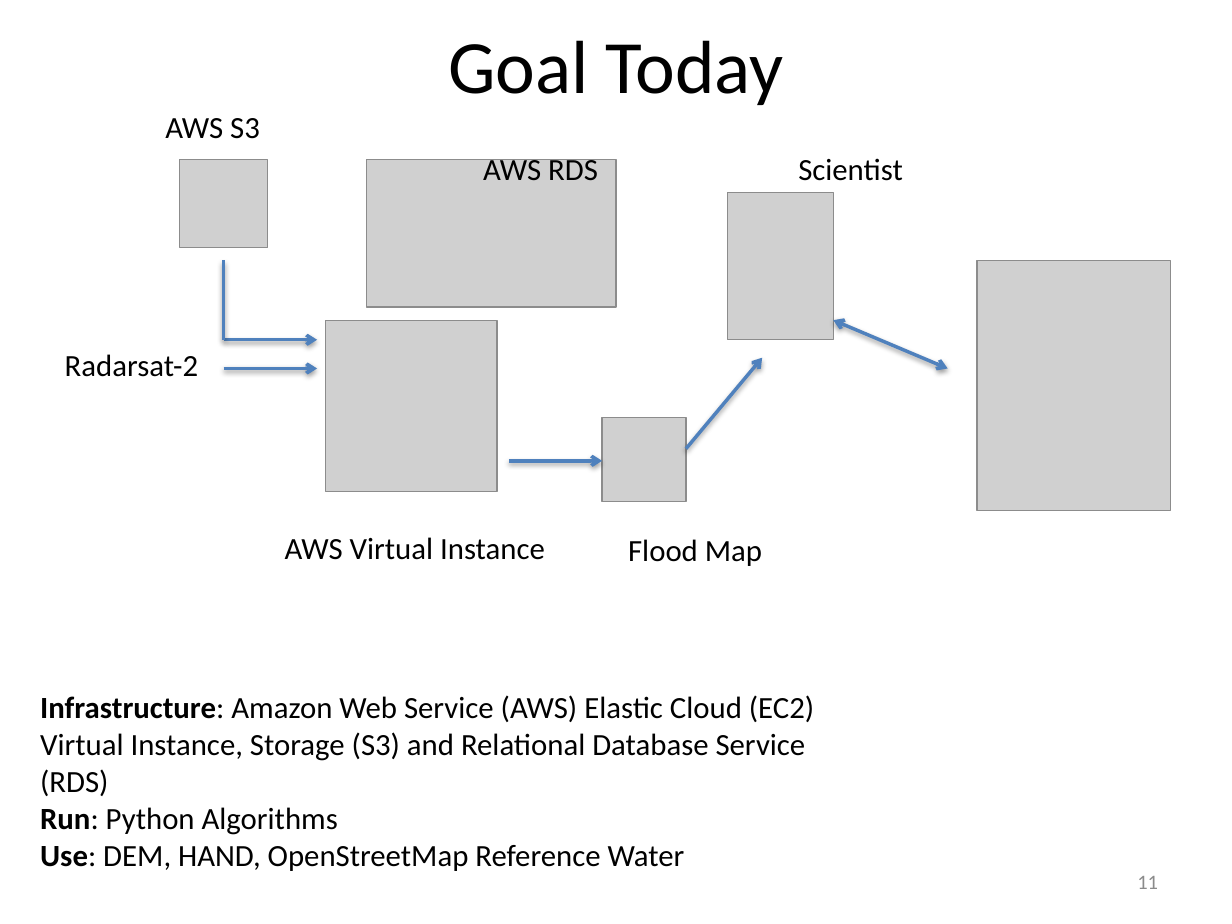
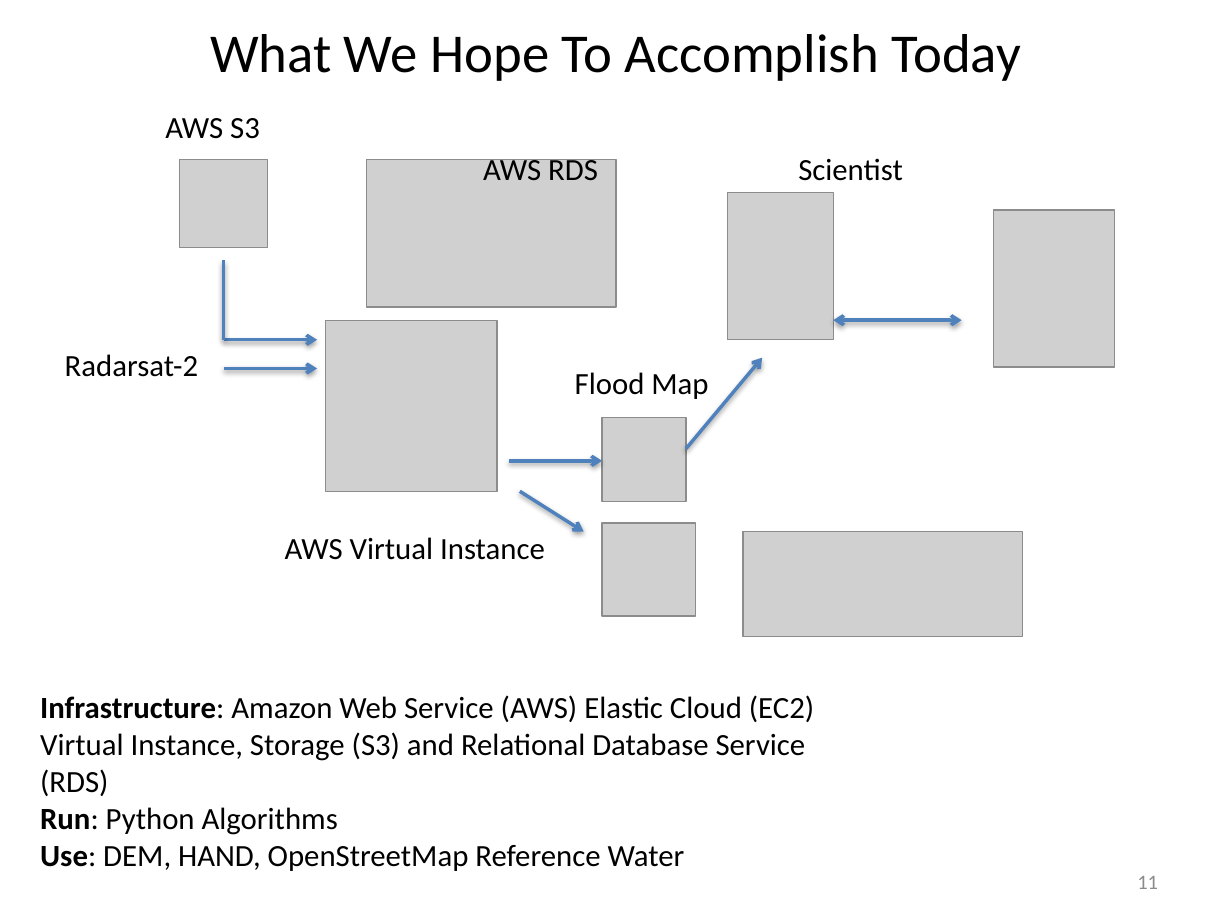
Before and after one commit to vightel/FloodMapsWorkshop, a slide deck: slide 11 of OJO-Publisher.pptx. Drawn at 1232x924 pixels with LibreOffice and Linux fonts; fonts in the diff are those of the drawing; grey boxes stand for pictures. Boxes give left, top, right and bottom in pixels: in the first picture for what was removed or moved away, otherwise in the second. Text is boxed around its words. In the diff, an @@ line names an element or a change of style, - is before the commit and + after.

```diff
--- a/OJO-Publisher.pptx
+++ b/OJO-Publisher.pptx
@@ title at (210,34,1020,81): text changed; size 44 to 32 pt @@
-Goal Today
+What We Hope To Accomplish Today
@@ picture: place and size @@
-picture at (977,260,1170,510)
+picture at (993,211,1115,367)
@@ double arrow moved from (833, 320) - (947, 368) to (833, 320) - (962, 320) @@
@@ text "Flood Map": place and size @@
-text "Flood Map" at (628,539,762,566)
+text "Flood Map" at (575,372,708,399)
@@ arrow added from (520, 492) to (584, 532), #4F81BD 2 pt @@
@@ picture added at (602,522,696,616) @@
@@ picture added at (743,532,1023,637) @@
```
Also in this commit, not shown: 2 other slides changed, 11 other files.
